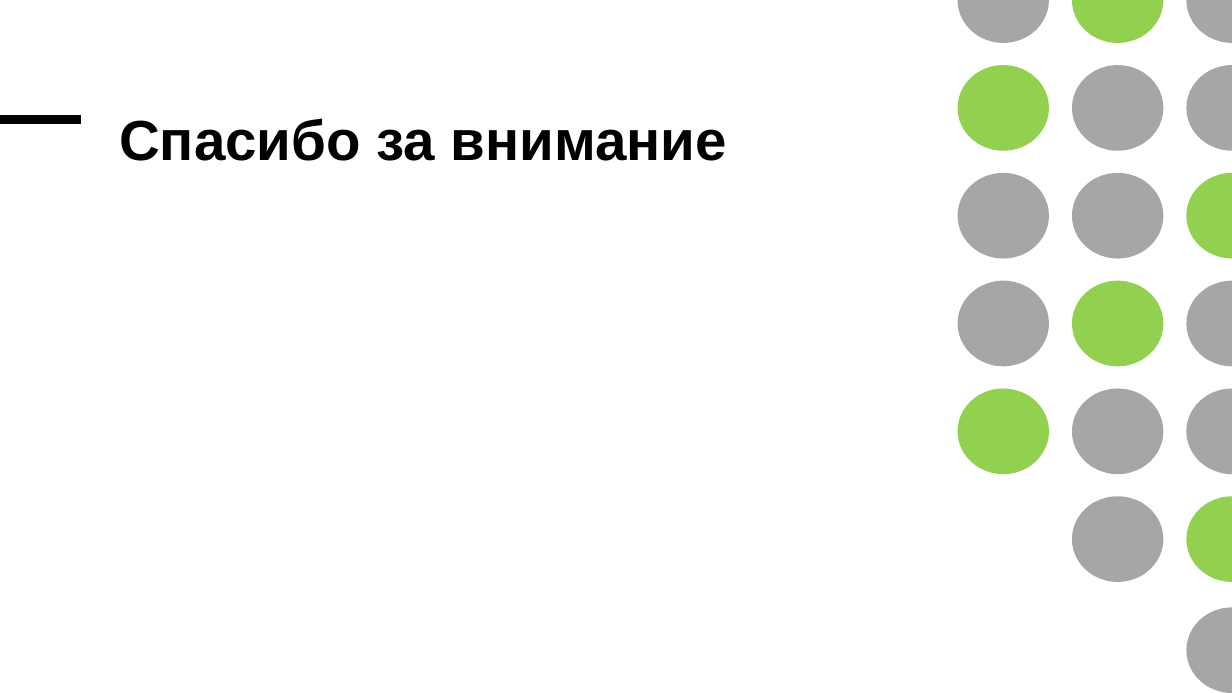
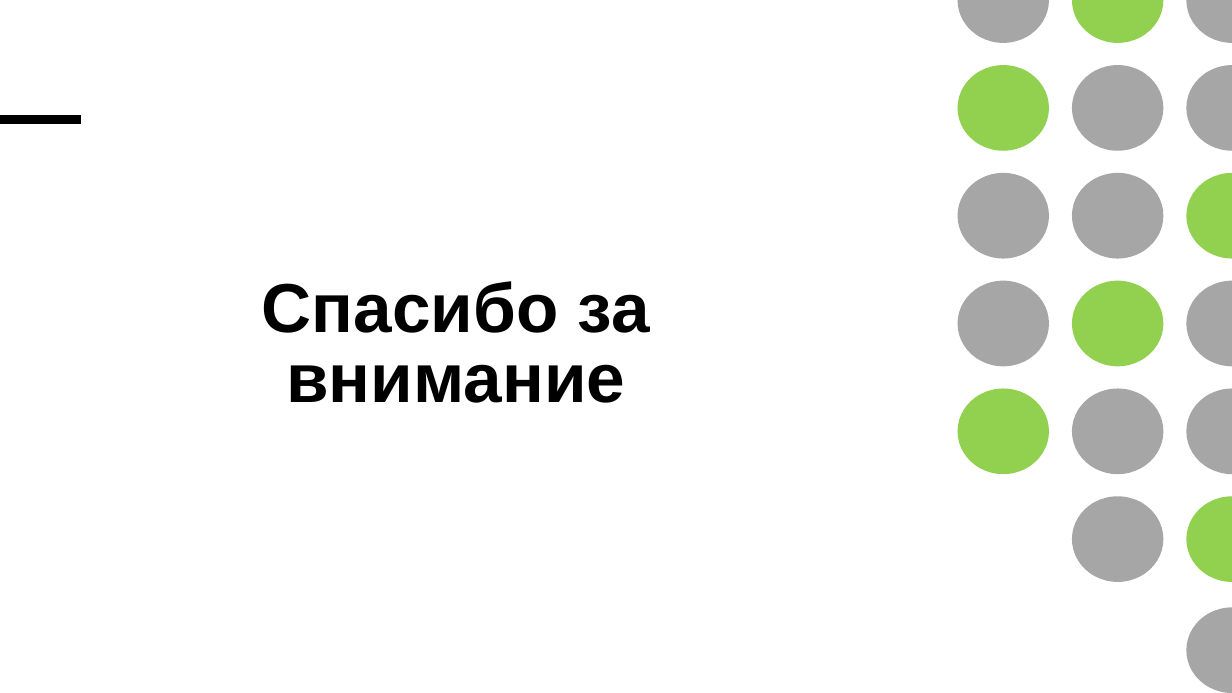
Before and after one commit to sa1kri/Kompas-v19, a slide deck: slide 12 of Презентация 15.pptx (slide 10 before the commit). Drawn at 1232x693 pixels with LibreOffice and Linux fonts; fonts in the diff are those of the drawing. Boxes give left, top, right and bottom in pixels: in the first picture for what was removed or moved away, otherwise in the second. Text is boxed around its words. In the diff, an @@ line names an element or a change of style, - is before the commit and + after.

```diff
--- a/Презентация 15.pptx
+++ b/Презентация 15.pptx
@@ title "Спасибо за внимание": place and size @@
-title "Спасибо за внимание" at [119, 118, 727, 161]
+title "Спасибо за внимание" at [262, 281, 650, 403]
@@ title "Спасибо за внимание" at [262, 281, 650, 403]: size 44 to 54 pt; alignment left to centre; vertical alignment top to middle @@
```
Also in this commit, not shown: 7 other slides changed, 3 slides added, 1 slide removed.
